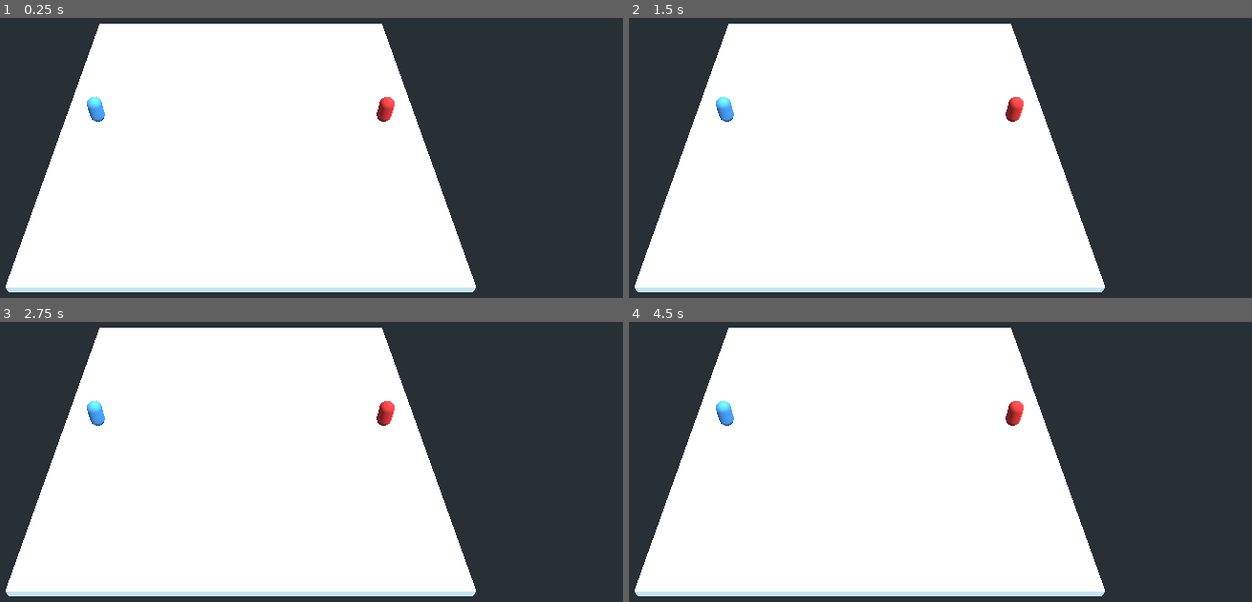
Above: before the commit, frames 1-4 (two rows, left to right).
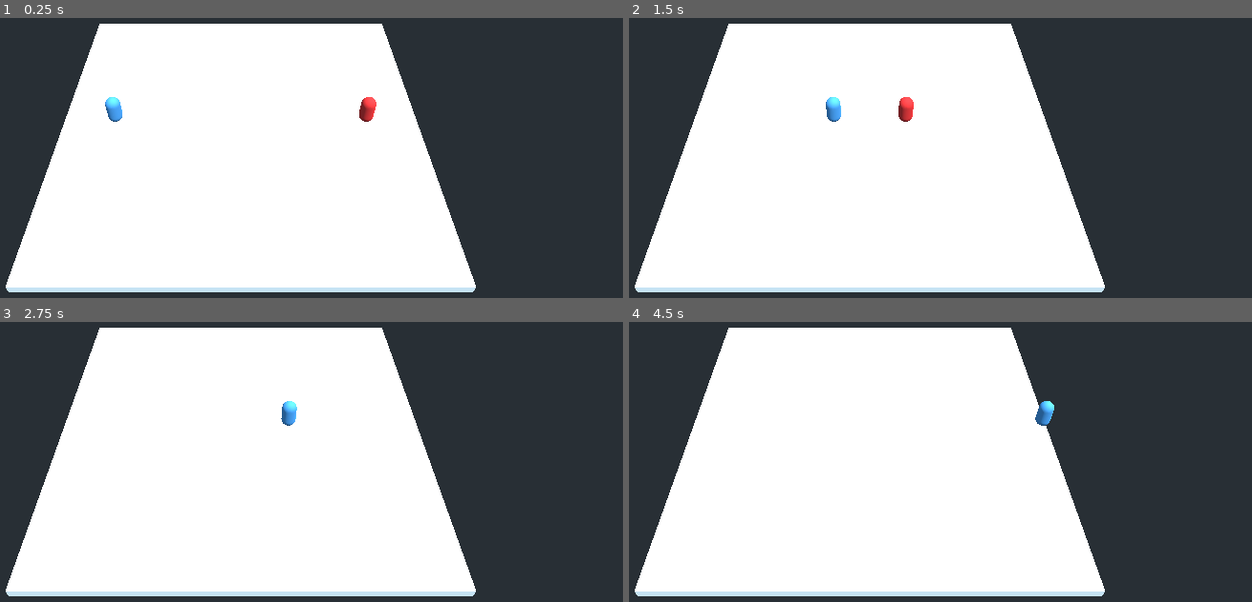
Above: after the commit, the same moments.

Repository: Zafuzi/goGodotJam_gameJelly
Game: Godot game, scene res://main.tscn
The game is run twice, just before and just after one commit, with the same random seed, the same clock (stepped at 60 frames per second) and the same inputs.
Inputs:
- Up to frame 1 (0.25 s): no input
- Up to frame 2 (1.5 s): no input
- Up to frame 3 (2.75 s): no input
- Up to frame 4 (4.5 s): no input

The runs differ from the first frame. In frame 1, 0.8% of the frame differs, in the area x 13-64%, y 28-38%; in frame 2, 0.8%; in frame 3, 0.6%; in frame 4, 0.6%.

Commit message:
movement and killing
I made units move. I also prompted them to attack each other on contact repeatedly until one or both of them are dead. Still needs a spawner. Perhaps allowances for multiple rows should be made.

Diff:
--- a/Enemy/Enemy.gd
+++ b/Enemy/Enemy.gd
@@ -2,16 +2,45 @@
 
 var shoot_distance:float = 70
 var close_soldier
+var b = 1
+var hp = 30
+var attack = 3
+var move = true
+var speed = Vector3(-10,0,0)
+var die = false
+var enemy = 1
+var wait = 10
 
 
 func _physics_process(delta):
 
-	var all_soldiers = get_tree().get_nodes_in_group("soldier")
+	var all_soldier = get_tree().get_nodes_in_group("soldier")
 
-	for soldier in all_soldiers:
+	if die == true:
+		queue_free()
 
-		var distance = translation.distance_to(soldier.translation)
+	if 1 == 0:#sealed away for later incase it becomes useful
+		for soldier in all_soldier:
 
-		if distance < shoot_distance:
-			shoot_distance = distance
-			close_soldier = soldier
+			var distance = translation.distance_to(soldier.translation)
+
+			if distance < shoot_distance:
+				shoot_distance = distance
+				close_soldier = soldier
+
+	if move == true:
+		move_and_slide(speed)
+	else:
+		enemy.hp -= attack
+		if enemy.hp <= 0:
+			move = true
+
+	if hp <= 0:
+		die = true
+
+
+func _on_Area_body_entered(body):#assign target
+	if body.is_in_group("soldier"):
+		body.hp -= 10
+		enemy = body
+		move = false
--- a/Enemy/enemy.tscn
+++ b/Enemy/enemy.tscn
@@ -12,6 +12,9 @@
 [sub_resource type="CapsuleShape" id=3]
 height = 2.0
 
+[sub_resource type="BoxShape" id=6]
+extents = Vector3( 1, 2.005, 1.14543 )
+
 [node name="Enemy" type="KinematicBody" groups=["enemy"]]
 transform = Transform( 1, 0, 0, 0, 1, 0, 0, 0, 1, 0, 2, 0 )
 script = ExtResource( 1 )
@@ -23,3 +26,12 @@
 [node name="CollisionShape" type="CollisionShape" parent="."]
 transform = Transform( 1, 0, 0, 0, -4.37114e-08, 1, 0, -1, -4.37114e-08, 0, 0, 0 )
 shape = SubResource( 3 )
+
+[node name="Area" type="Area" parent="."]
+
+[node name="CollisionShape" type="CollisionShape" parent="Area"]
+transform = Transform( 1, 0, 0, 0, 1, 0, 0, 0, 1, -2, 0, 0 )
+shape = SubResource( 6 )
+
+[connection signal="body_entered" from="Area" to="." method="_on_Area_body_entered"]
+[connection signal="body_exited" from="Area" to="." method="_on_Area_body_exited"]
--- a/Soldier/Soldier.gd
+++ b/Soldier/Soldier.gd
@@ -2,16 +2,46 @@
 
 var shoot_distance:float = 70
 var close_enemy
+var b = 1
+var hp = 30
+var attack = 4
+var move = true
+var speed = Vector3(10,0,0)
+var die = false
+var enemy = 1
+var wait = 10
 
 
 func _physics_process(delta):
 
 	var all_enemy = get_tree().get_nodes_in_group("enemy")
 
-	for enemy in all_enemy:
+	if die == true:
+		queue_free()
 
-		var distance = translation.distance_to(enemy.translation)
+	if 1 == 0:#sealed away for later incase it becomes useful
+		for enemy in all_enemy:
 
-		if distance < shoot_distance:
-			shoot_distance = distance
-			close_enemy = enemy
+			var distance = translation.distance_to(enemy.translation)
+
+			if distance < shoot_distance:
+				shoot_distance = distance
+				close_enemy = enemy
+
+	if move == true:#movement
+		move_and_slide(speed)
+	else:#fighting
+		enemy.hp -= attack
+		print(enemy.hp)
+		if enemy.hp <= 0:#continuing after fight
+			move = true
+
+	if hp <= 0:
+		die = true
+
+
+func _on_Area_body_entered(body):#assign target
+	if body.is_in_group("enemy"):
+		body.hp -= 10
+		enemy = body
+		move = false
--- a/Soldier/soldier.tscn
+++ b/Soldier/soldier.tscn
@@ -12,6 +12,9 @@
 [sub_resource type="CapsuleShape" id=3]
 height = 2.0
 
+[sub_resource type="BoxShape" id=4]
+extents = Vector3( 1, 2.005, 1.14543 )
+
 [node name="Soldier" type="KinematicBody" groups=["soldier"]]
 transform = Transform( 1, 0, 0, 0, 1, 0, 0, 0, 1, 0, 2, 0 )
 script = ExtResource( 1 )
@@ -23,3 +26,11 @@
 [node name="CollisionShape" type="CollisionShape" parent="."]
 transform = Transform( 1, 0, 0, 0, -4.37114e-08, 1, 0, -1, -4.37114e-08, 0, 0, 0 )
 shape = SubResource( 3 )
+
+[node name="Area" type="Area" parent="."]
+
+[node name="CollisionShape" type="CollisionShape" parent="Area"]
+transform = Transform( 1, 0, 0, 0, 1, 0, 0, 0, 1, 2, 0, 0 )
+shape = SubResource( 4 )
+
+[connection signal="body_entered" from="Area" to="." method="_on_Area_body_entered"]
Not shown: 1 places in Enemy/enemy.tscn that only renumber resources
Not shown: 1 places in Soldier/soldier.tscn that only renumber resources
